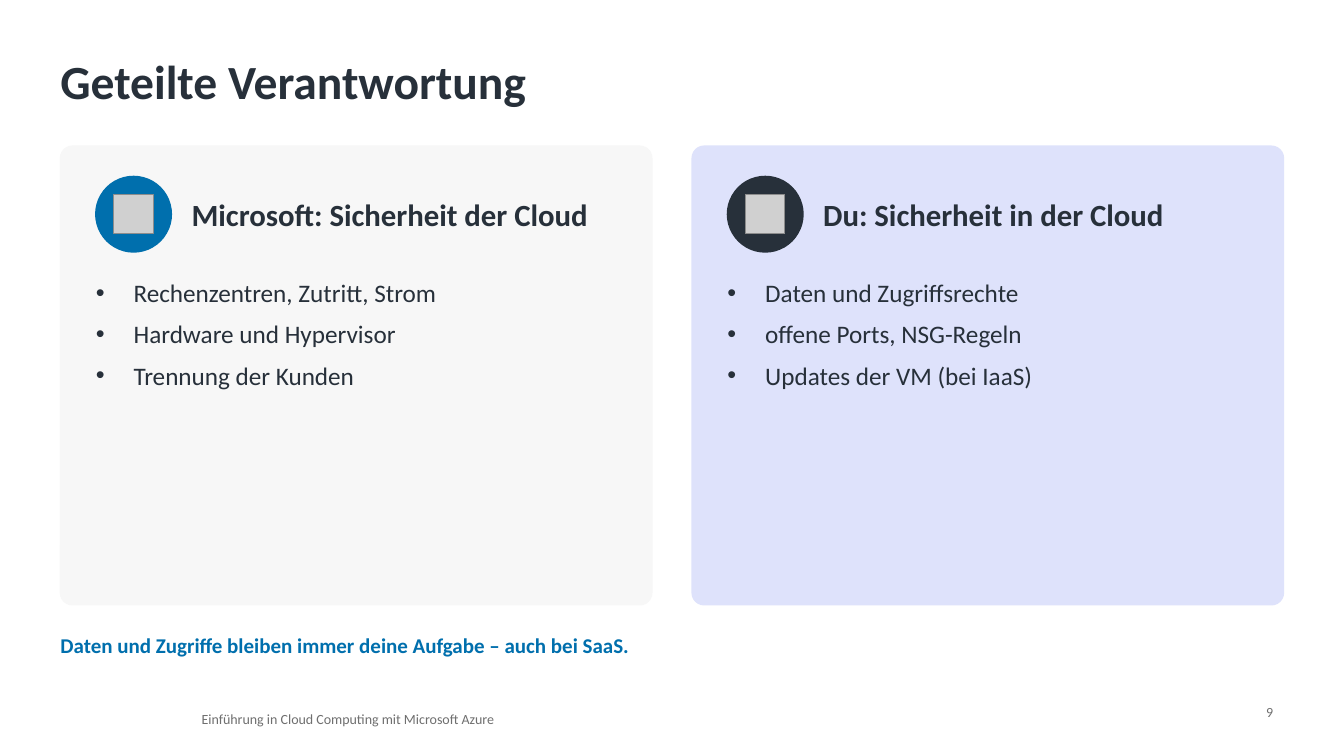
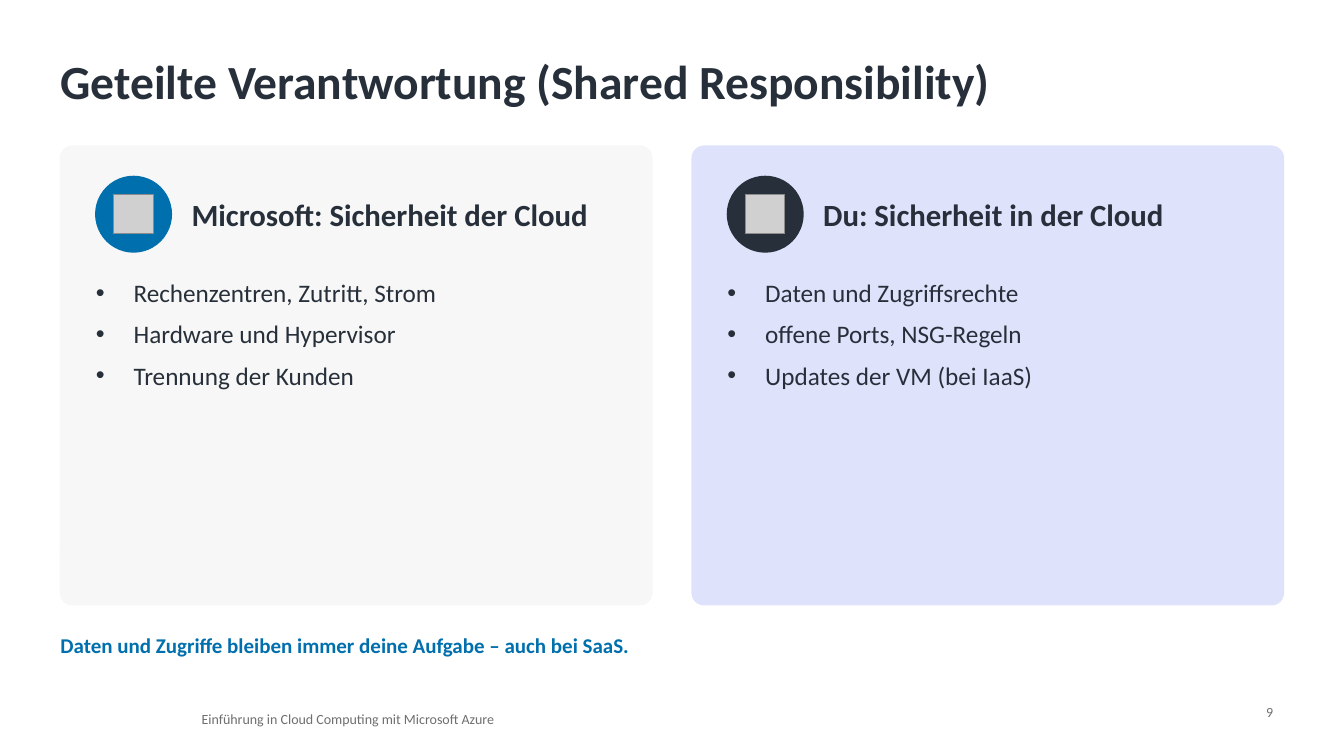
Before and after one commit to pat-teacher/azure-basics-training, a slide deck: slide 9 of praesentationen/input-02-cloud-grundlagen.pptx. Drawn at 1344x756 pixels with LibreOffice and Linux fonts; fonts in the diff are those of the drawing; grey boxes stand for pictures; background and template pictures are left out. Boxes give left, top, right and bottom in pixels: in the first picture for what was removed or moved away, otherwise in the second. Text is boxed around its words. In the diff, an @@ line names an element or a change of style, - is before the commit and + after.

```diff
--- a/praesentationen/input-02-cloud-grundlagen.pptx
+++ b/praesentationen/input-02-cloud-grundlagen.pptx
@@ title at (x1=60, y1=64, x2=989, y2=107): text changed @@
-Geteilte Verantwortung
+Geteilte Verantwortung (Shared Responsibility)
```
Also in this commit, not shown: 4 other slides changed, 44 other files.
